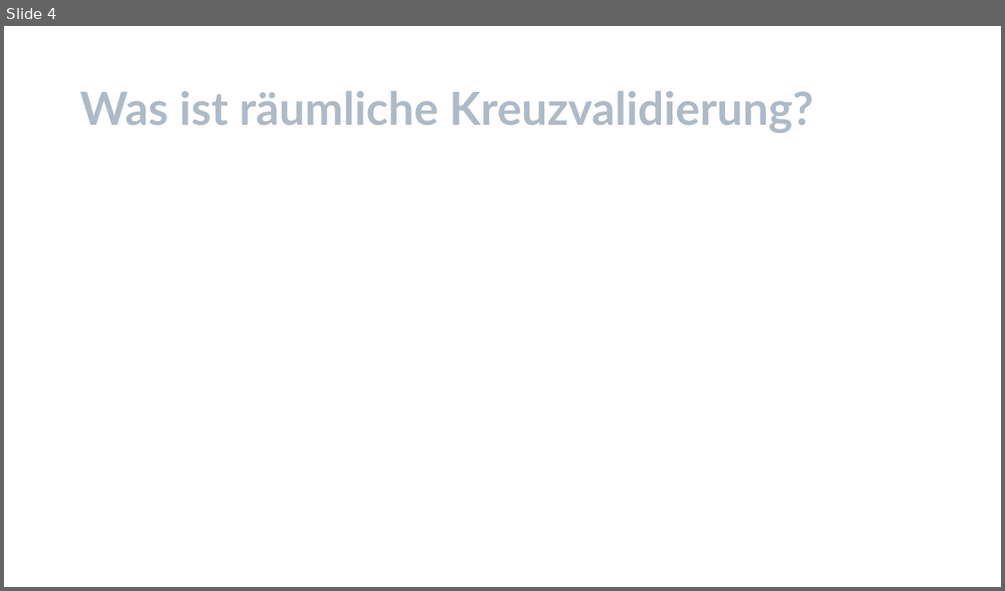
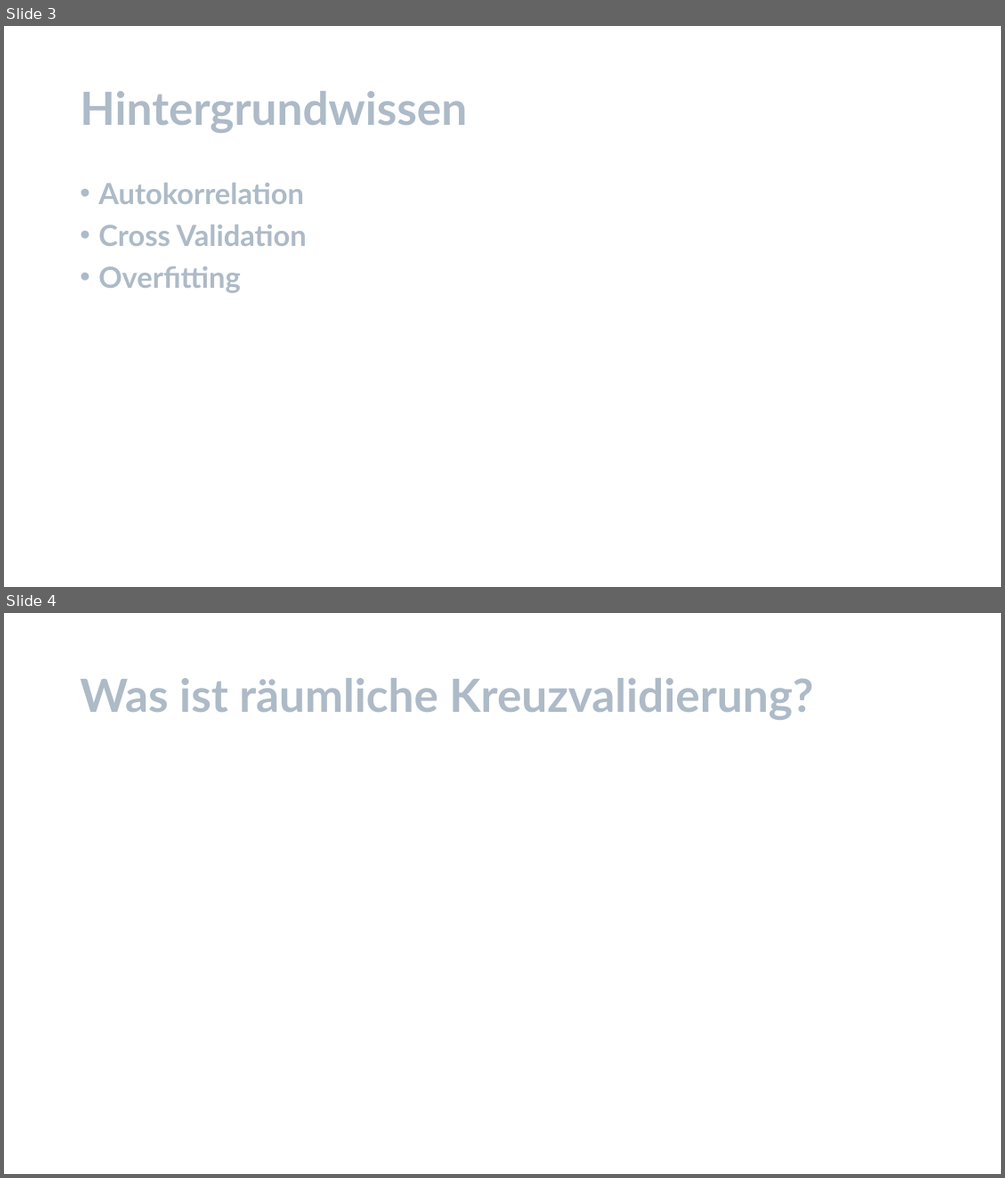
Before and after one commit to Geosoft2/geosoft2-2021, a slide deck: Spatial-Cross-Validation/Spatial_Cross_Validation_PPP.pptx. Shown one above the other, each under a label of ours: slide 4 before the commit, slides 3 and 4 after it. The pictures are 1005x591 and 1005x1178 pixels, drawn with LibreOffice and Linux fonts; fonts in the diff are those of the drawing. Boxes give left, top, right and bottom in pixels: in the first picture for what was removed or moved away, otherwise in the second. Text is boxed around its words. In the diff, an @@ line names an element or a change of style, - is before the commit and + after.

```diff
--- a/Spatial-Cross-Validation/Spatial_Cross_Validation_PPP.pptx
+++ b/Spatial-Cross-Validation/Spatial_Cross_Validation_PPP.pptx
@@ slide 3 added at [4,26,1001,587], background #FFFFFF @@
@@ title added at [80,91,467,133], 44 pt, text #ADBAC7, bold @@
+Hintergrundwissen
@@ text added at [98,183,307,293], 28 pt, text #ADBAC7, bold @@
+• Autokorrelation
+• Cross Validation
+• Overfitting
```
Also in this commit, not shown: 3 slides changed, 1 other slide added, 1 slide removed.
